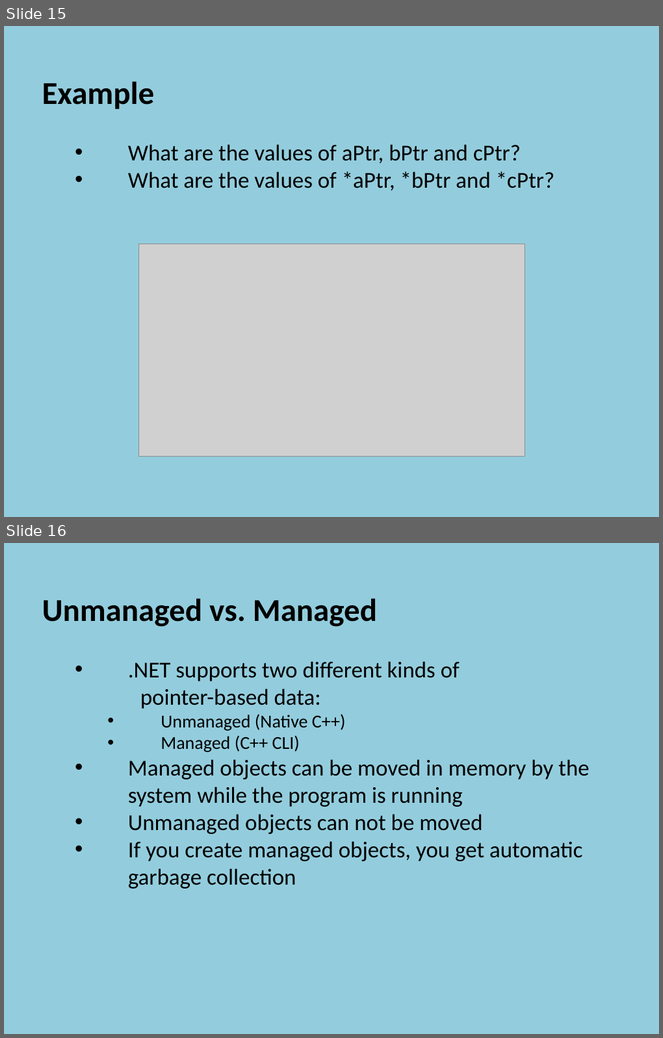
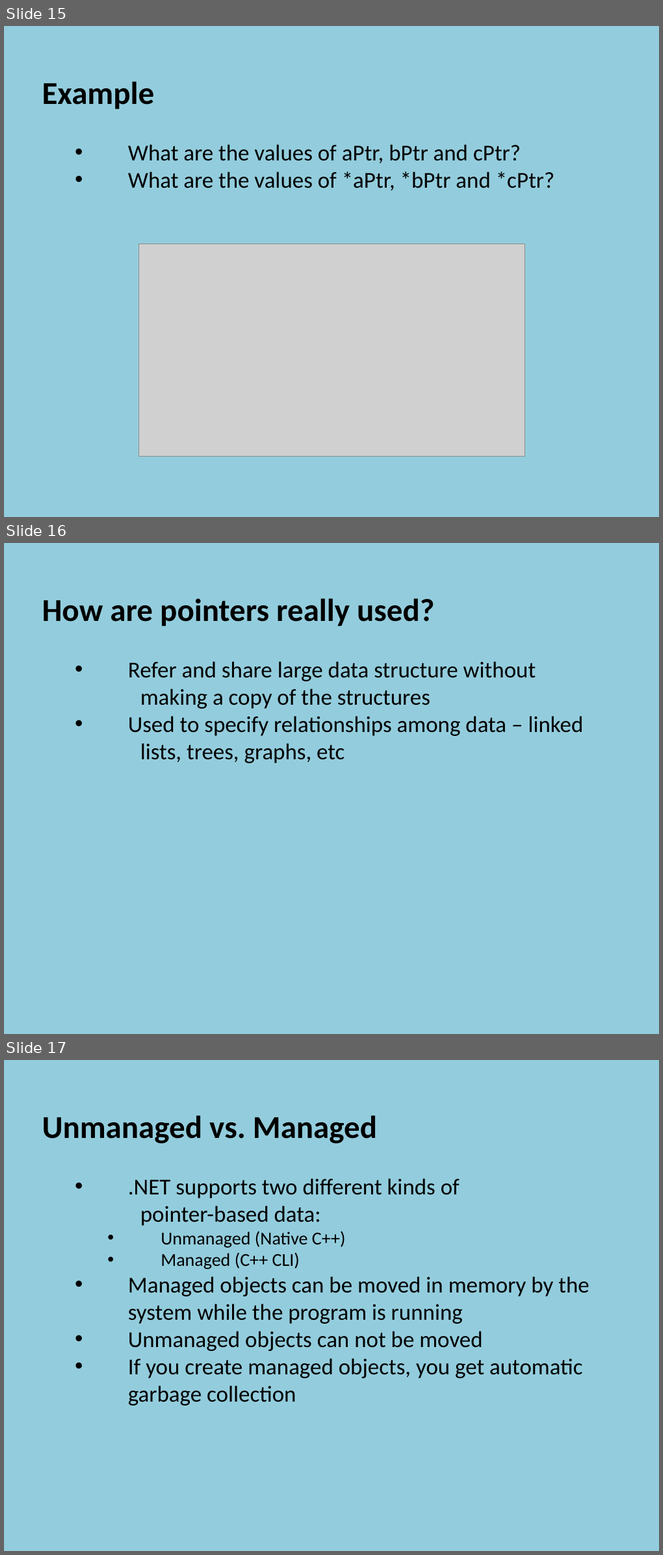
Before and after one commit to szetko/course-materials, a slide deck: Programming 4/01.2 Pointers/01.2 Pointers.pptx. Shown one above the other, each under a label of ours: slides 15 and 16 before the commit, slides 15, 16 and 17 after it. The pictures are 663x1038 and 663x1555 pixels, drawn with LibreOffice and Linux fonts; fonts in the diff are those of the drawing; grey boxes stand for pictures. Boxes give left, top, right and bottom in pixels: in the first picture for what was removed or moved away, otherwise in the second. Text is boxed around its words. In the diff, an @@ line names an element or a change of style, - is before the commit and + after.

Commit message:
Update Pointers PP

```diff
--- a/Programming 4/01.2 Pointers/01.2 Pointers.pptx
+++ b/Programming 4/01.2 Pointers/01.2 Pointers.pptx
@@ slide 16 added at (x1=4, y1=543, x2=659, y2=1034), background #93CDDD @@
@@ text added at (x1=42, y1=598, x2=584, y2=763), 25 pt, text #000000 @@
+  How are pointers really used?
+    • Refer and share large data structure without
+    making a copy of the structures
+    • Used to specify relationships among data – linked
+    lists, trees, graphs, etc
@@ what was slide 16 is now slide 17 @@
```
Also in this commit, not shown: 2 slides changed.
